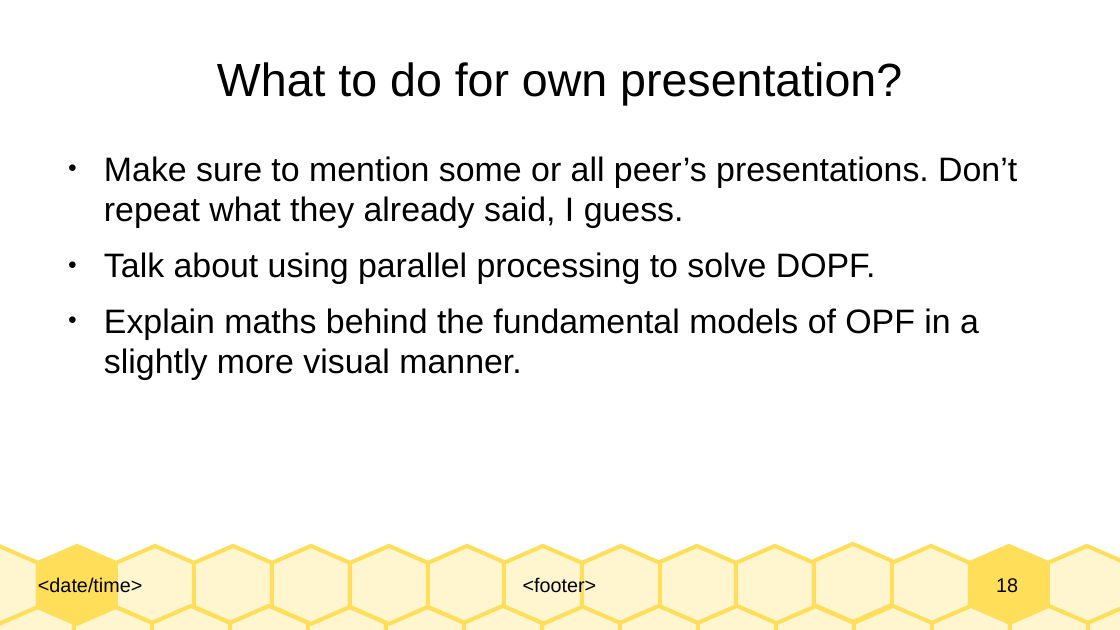
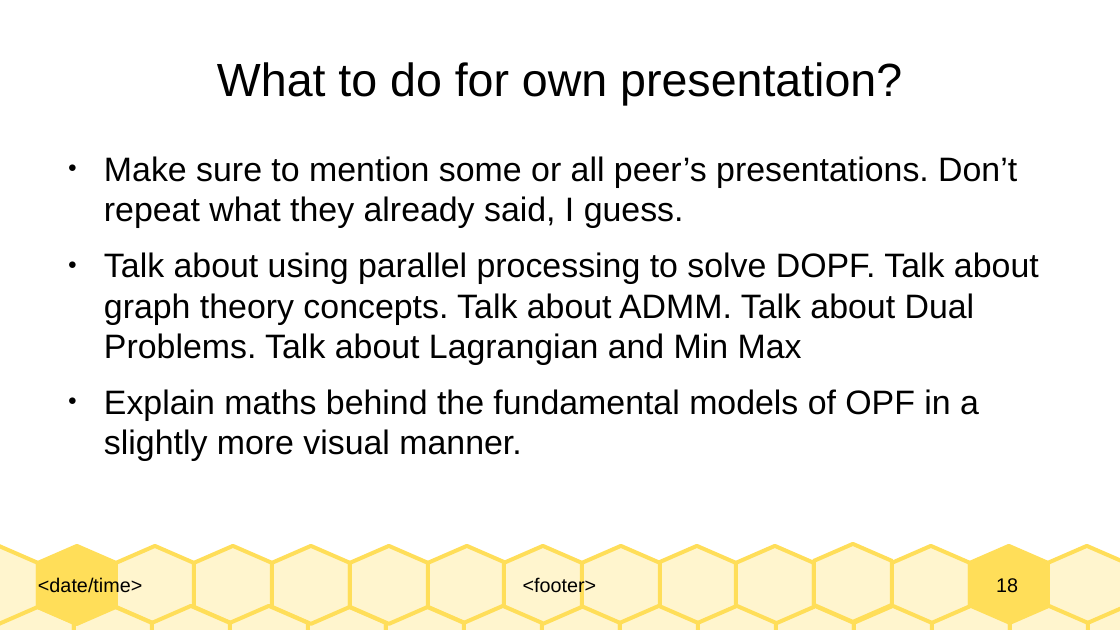
Before and after one commit to Realife-Brahmin/OriginalDocsHub, a slide deck: slide 18 of research_showcase/weeklyPresentation_aryan_ritwajeet_jha.odp. Drawn at 1120x630 pixels with LibreOffice and Linux fonts; fonts in the diff are those of the drawing. Boxes give left, top, right and bottom in pixels: in the first picture for what was removed or moved away, otherwise in the second. Text is boxed around its words. In the diff, an @@ line names an element or a change of style, - is before the commit and + after.

```diff
--- a/research_showcase/weeklyPresentation_aryan_ritwajeet_jha.odp
+++ b/research_showcase/weeklyPresentation_aryan_ritwajeet_jha.odp
@@ text at bbox=[104, 252, 1039, 365]: text changed @@
-● Talk about using parallel processing to solve DOPF.
+● Talk about using parallel processing to solve DOPF. Talk about graph theory concepts. Talk about ADMM. Talk about Dual Problems. Talk about Lagrangian and Min Max
```
Also in this commit, not shown: 19 other files.
